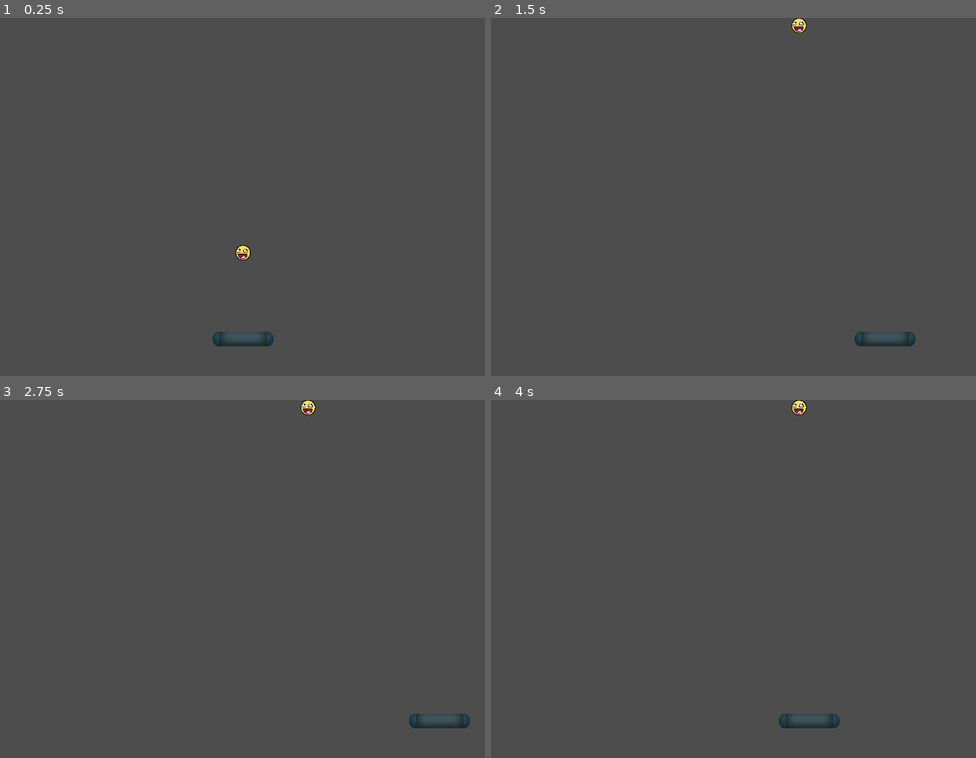
Above: before the commit, frames 1-4 (two rows, left to right).
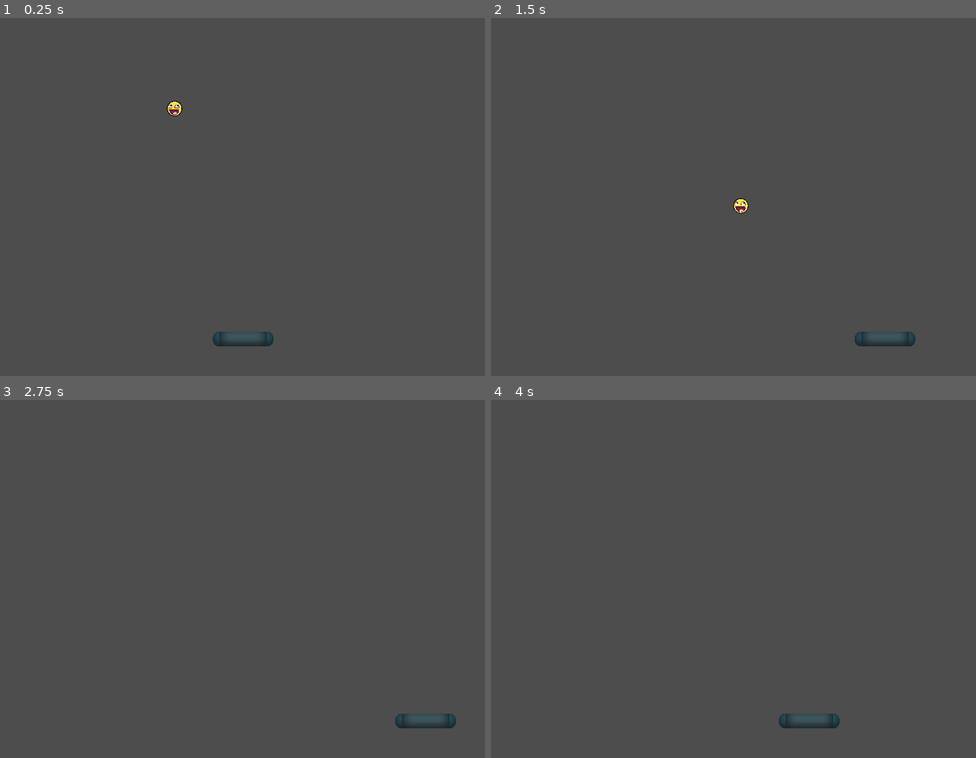
Above: after the commit, the same moments.

Repository: Drahiri/Breakout
Game: Godot game, scene res://main.tscn
Same seed, same stepped clock (60 frames per second), same inputs: the game is played once before the commit and once after it. Before the commit the project has no main scene; this scene is started directly in both runs.
Inputs:
- Up to frame 1 (0.25 s): no input
- Up to frame 2 (1.5 s): hold Right (move_right) 0.53-1.28 s; hold Left (move_left) from 1.28 s (still down)
- Up to frame 3 (2.75 s): release Left (move_left) at 2.03 s; hold Right (move_right) from 2.03 s (still down)
- Up to frame 4 (4 s): tap Enter at 3.5 s; release Right (move_right) at 3.53 s; hold Left (move_left) from 3.53 s (still down)

The runs differ from the first frame. In frame 1, 0.2% of the frame differs, in the area x 34-52%, y 23-68%; in frame 2, 0.2%; in frame 3, 0.4%, in the area x 62-97%, y 0-92%; in frame 4, 0.1%.

Commit message:
Add ball bounces
Ball can bounce from Paddle and sides

Diff:
--- a/ball.gd
+++ b/ball.gd
@@ -7,4 +7,12 @@
 var speed := initial_speed
 
 func _physics_process(delta):
-	move_and_collide(direction * speed * delta)
+	var collider := move_and_collide(direction * speed * delta)
+
+	if collider == null:
+		return
+
+	if collider.get_collider().name == "Paddle":
+		direction = (position - collider.get_collider().position).normalized()
+	else:
+		direction = direction.bounce(collider.get_normal())
--- a/main.tscn
+++ b/main.tscn
@@ -12,4 +12,4 @@
 position = Vector2(401, 530)
 
 [node name="Ball" parent="." instance=ExtResource("3_itwyg")]
-position = Vector2(376, 475)
+position = Vector2(263, 237)
--- a/project.godot
+++ b/project.godot
@@ -11,6 +11,7 @@
 [application]
 
 config/name="Breakout"
+run/main_scene="res://main.tscn"
 config/features=PackedStringArray("4.2", "Forward Plus")
 config/icon="res://icon.svg"
 
